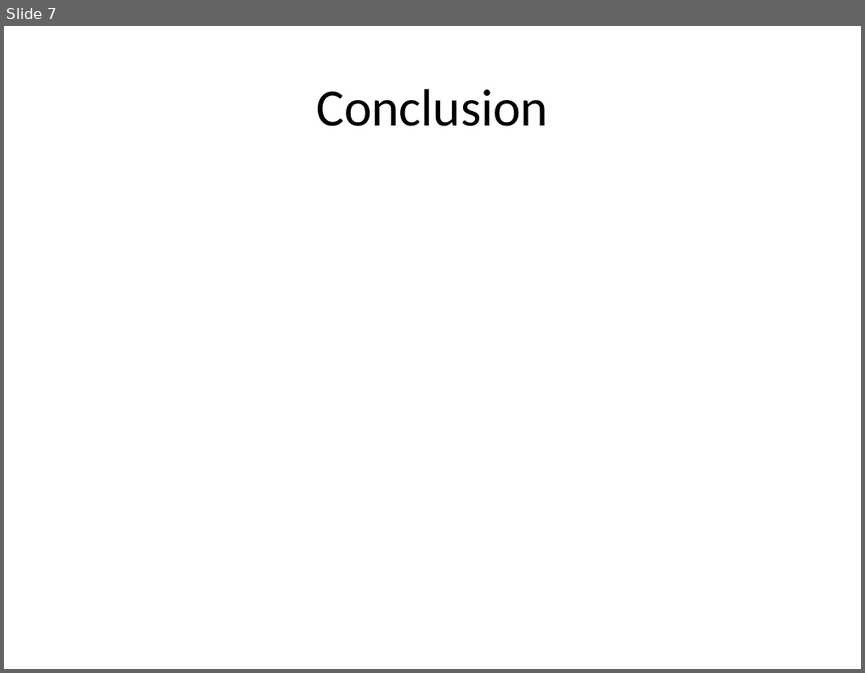
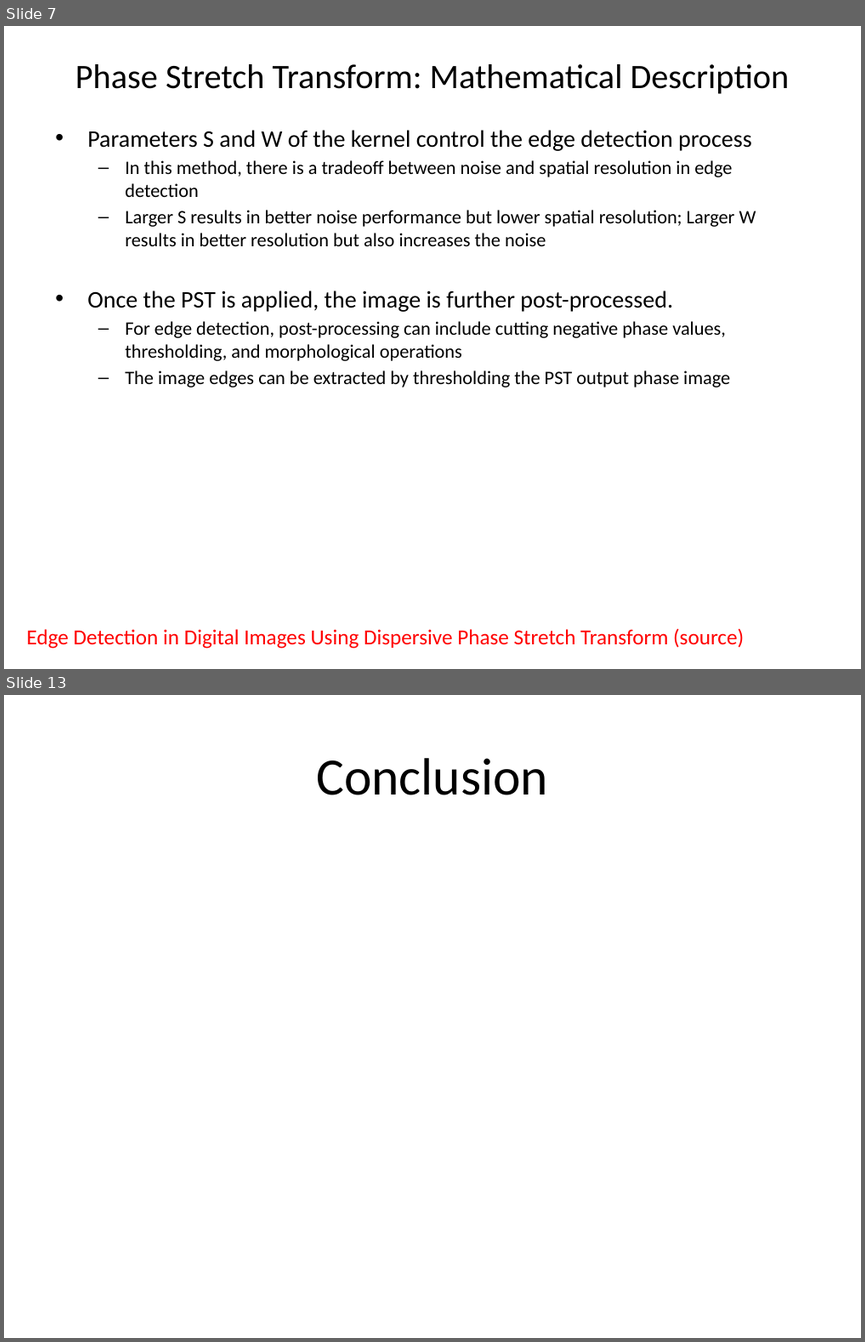
Before and after one commit to tristanmelton/ECE274, a slide deck: ref/Live-Cell_Tracking_using_Phase_Stretch_Transform.pptx. Shown one above the other, each under a label of ours: slide 7 before the commit, slides 7 and 13 after it; the slides between them are not shown. The pictures are 865x673 and 865x1342 pixels, drawn with LibreOffice and Linux fonts; fonts in the diff are those of the drawing. Boxes give left, top, right and bottom in pixels: in the first picture for what was removed or moved away, otherwise in the second. Text is boxed around its words. In the diff, an @@ line names an element or a change of style, - is before the commit and + after.

```diff
--- a/ref/Live-Cell_Tracking_using_Phase_Stretch_Transform.pptx
+++ b/ref/Live-Cell_Tracking_using_Phase_Stretch_Transform.pptx
@@ slide 7 added at (4, 26, 861, 669), background #FFFFFF @@
@@ title added at (75, 64, 789, 94), 28.8 pt, text #000000 @@
+Phase Stretch Transform: Mathematical Description
@@ text added at (87, 130, 756, 387), 16 pt, text #000000 @@
+• Parameters S and W of the kernel control the edge detection process
+  – In this method, there is a tradeoff between noise and spatial resolution in edge detection
+  – Larger S results in better noise performance but lower spatial resolution; Larger W results in better resolution but also increases the noise
+• Once the PST is applied, the image is further post-processed.
+  – For edge detection, post-processing can include cutting negative phase values, thresholding, and morphological operations
+  – The image edges can be extracted by thresholding the PST output phase image
@@ text added at (27, 628, 744, 648), 18 pt, text #FF0000 @@
+Edge Detection in Digital Images Using Dispersive Phase Stretch Transform (source)
@@ what was slide 7 is now slide 13 @@
```
Also in this commit, not shown: 3 slides changed, 8 other slides added, 3 slides removed.
